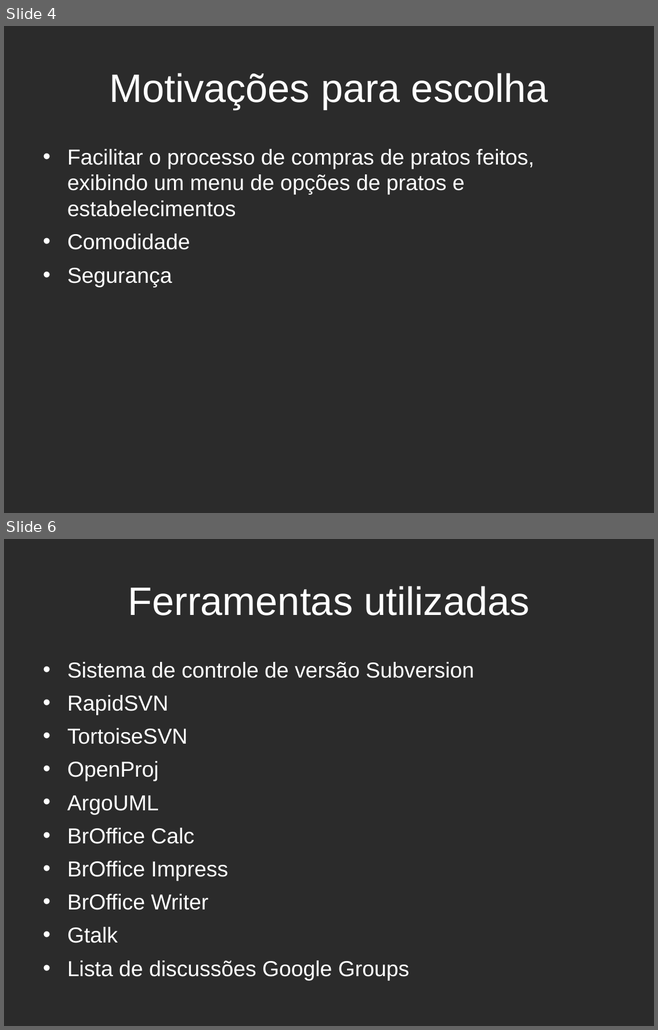
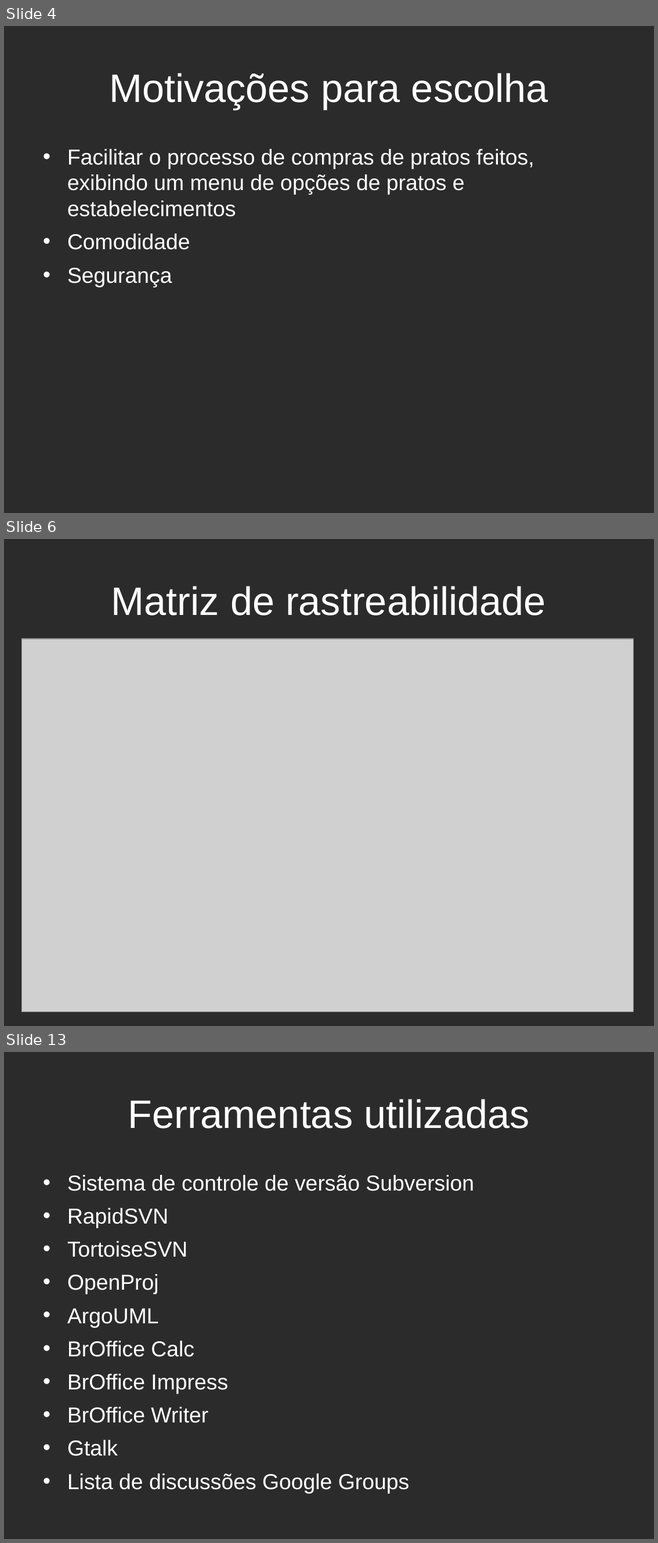
Before and after one commit to estevaosaleme/fooddeliveryweb, a slide deck: Documentacao/Outros Documentos/Apresentação FoodDeliveryWeb.odp. Shown one above the other, each under a label of ours: slides 4 and 6 before the commit, slides 4, 6 and 13 after it; the slides between them are not shown. The pictures are 658x1030 and 658x1543 pixels, drawn with LibreOffice and Linux fonts; fonts in the diff are those of the drawing; grey boxes stand for pictures; background and template pictures are left out; a plain dark background stands for a picture behind light text. Boxes give left, top, right and bottom in pixels: in the first picture for what was removed or moved away, otherwise in the second. Text is boxed around its words. In the diff, an @@ line names an element or a change of style, - is before the commit and + after.

```diff
--- a/Documentacao/Outros Documentos/Apresentação FoodDeliveryWeb.odp
+++ b/Documentacao/Outros Documentos/Apresentação FoodDeliveryWeb.odp
@@ slide 6 added at (4,539,654,1026), background picture (left out) @@
@@ title added at (111,586,546,616), 44 pt, text #FFFFFF @@
+Matriz de rastreabilidade
@@ picture added at (21,639,633,1012) @@
@@ what was slide 6 is now slide 13 @@
```
Also in this commit, not shown: 2 slides changed, 8 other slides added.
